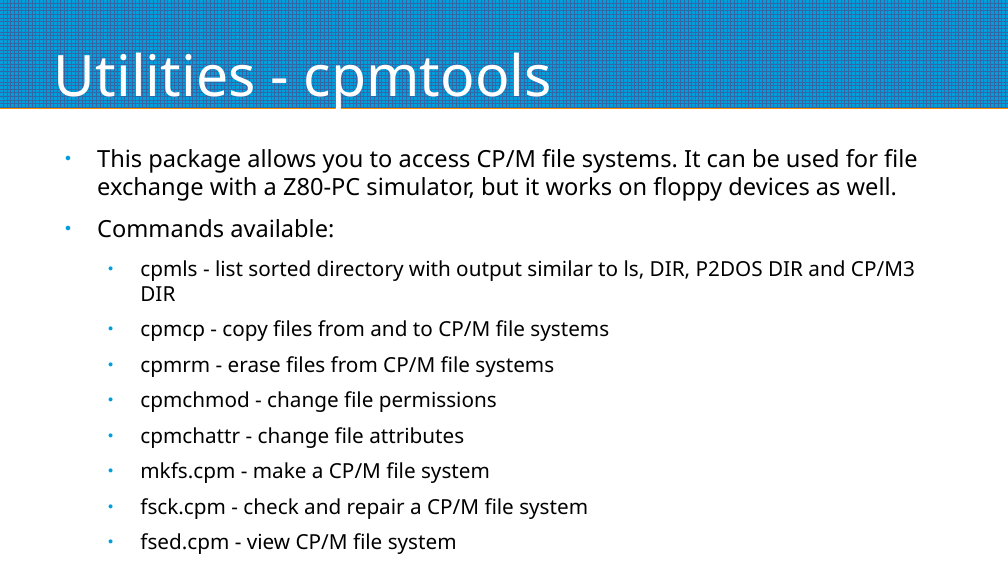
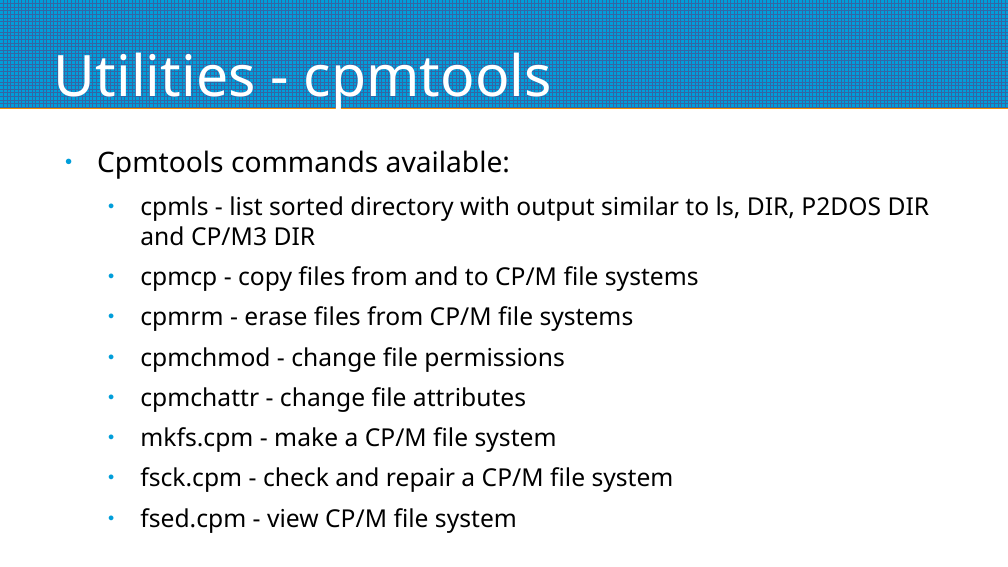
Before and after one commit to mggates39/Programming-With-CPM, a slide deck: slide 65 of CPM_Programming_Slides.odp (slide 59 before the commit). Drawn at 1008x567 pixels with LibreOffice and Linux fonts; fonts in the diff are those of the drawing. Boxes give left, top, right and bottom in pixels: in the first picture for what was removed or moved away, otherwise in the second. Text is boxed around its words. In the diff, an @@ line names an element or a change of style, - is before the commit and + after.

```diff
--- a/CPM_Programming_Slides.odp
+++ b/CPM_Programming_Slides.odp
@@ text at [97,150,510,179]: text changed; size 18.6 to 22.2 pt @@
-● This package allows you to access CP/M file systems. It can be used for file exchange with a Z80-PC simulator, but it works on floppy devices as well.
-● Commands available:
+● Cpmtools commands available:
@@ text at [140,196,930,492]: size 16.3 to 19.4 pt @@
```
Also in this commit, not shown: 11 other slides changed, 7 slides added, 2 other files.
